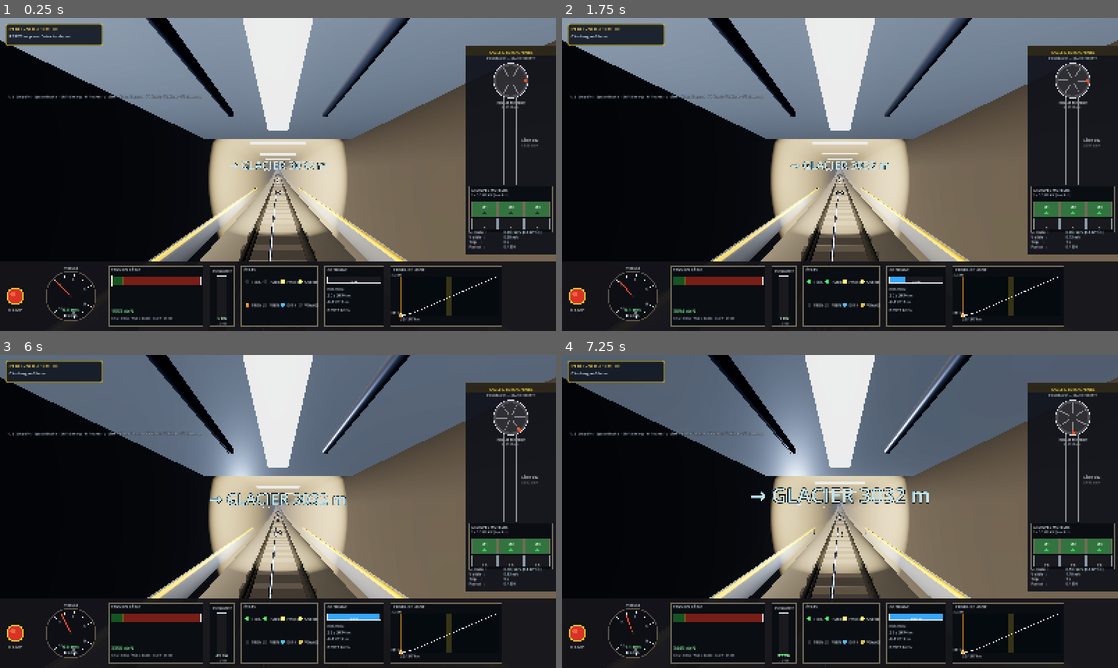
Above: before the commit, frames 1-4 (two rows, left to right).
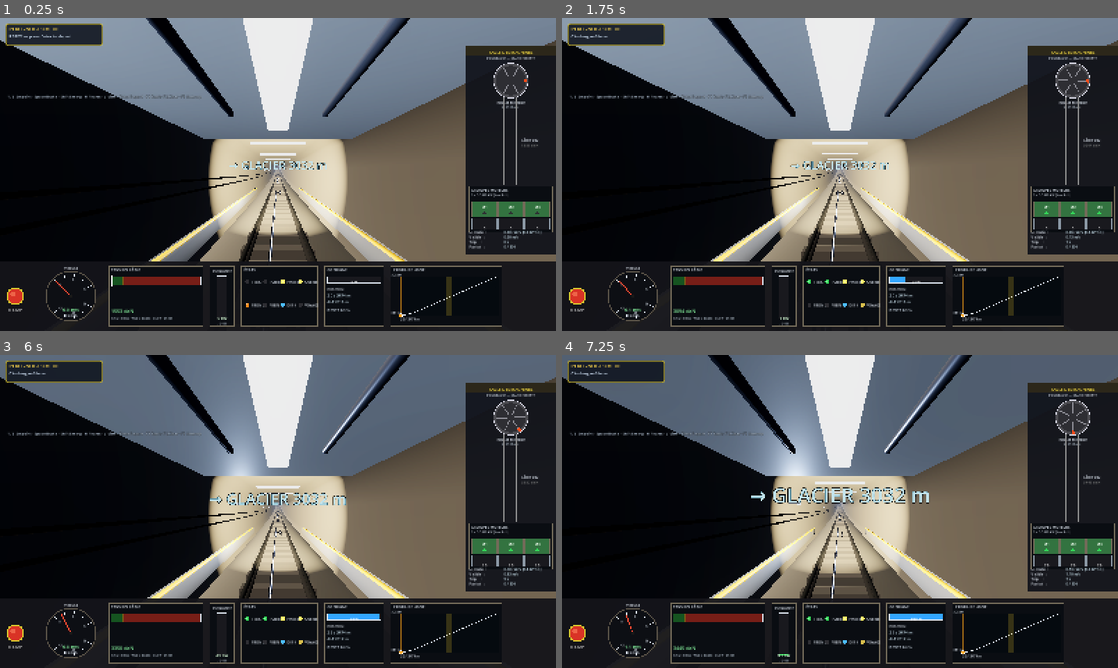
Above: after the commit, the same moments.

Repository: ARP273-ROSE/perce-neige-sim
Game: Godot game, scene res://scenes/main.tscn
The game is run twice, just before and just after one commit, with the same random seed, the same clock (stepped at 60 frames per second) and the same inputs.
Inputs:
- Up to frame 1 (0.25 s): no input
- Up to frame 2 (1.75 s): tap Enter (ready_depart) at 0.5, 1.35 s; hold Up (speed_up) 0.53-1.28 s; tap Shift (emergency) at 0.6 s; hold Space (brake) from 1.28 s (still down)
- Up to frame 3 (6 s): release Space (brake) at 2.03 s; hold Up (speed_up) 2.03-3.53 s; tap one key every 0.75 s from 2.1 s: H (toggle_headlights) V (toggle_view) Shift (emergency) Enter (ready_depart) H (toggle_headlights) V (toggle_view); hold Space (brake) 3.53-5.78 s; hold Up (speed_up) from 5.78 s (still down)
- Up to frame 4 (7.25 s): keep holding Up (speed_up); tap Shift (emergency) at 6.6 s

The runs differ from the first frame. In frame 1, less than 0.1% of the frame differs, in the area x 37-49%, y 49-55%; in frame 2, 0.7%, in the area x 26-74%, y 49-78%; in frame 3, 0.1%; in frame 4, less than 0.1%.

Commit message:
feat(godot): câbles électriques le long du flanc gauche du tunnel
Sur toutes les frames intérieures du vrai funiculaire (v1_07, v1_11,
v1_15…) on voit 2 câbles épais et noirs filer le long de la paroi
gauche à mi-hauteur. Ajout de _build_wall_cables() à TunnelBuilder :

  - 2 tubes parallèles continus (∅ 22 mm) le long de la spline
  - position : x_local = -1.55 m (contre la paroi), y_local = 0.35 et
    0.55 m (mi-hauteur, espacés de 20 cm comme dans les photos)
  - sample tous les 4 m → mesh léger (~870 × 2 × 8 faces)
  - matériau noir mat, ombres désactivées

Appelé depuis _build() juste après les 3 tronçons de tunnel.

Diff:
--- a/godot_project/scripts/tunnel_builder.gd
+++ b/godot_project/scripts/tunnel_builder.gd
@@ -70,8 +70,89 @@
 	_build_tunnel_section(mat, PNConstants.PASSING_START, PNConstants.PASSING_END, 0.0, "TunnelPassingChamber", true)
 	_build_tunnel_section(mat, PNConstants.PASSING_END, PNConstants.LENGTH, 0.0, "TunnelHigh", false)
 
+	# Câbles électriques le long du flanc gauche du tunnel (visibles sur
+	# toutes les frames intérieures du vrai funiculaire). 2 câbles
+	# parallèles, fixés à mi-hauteur, fins (~25 mm) et noirs.
+	_build_wall_cables()
+
 	if show_debug_path:
 		_draw_debug_path()
+
+
+# Câbles électriques posés sur le flanc gauche du tunnel.
+# Deux conduits parallèles épais de ~25 mm, fixés à mi-hauteur, qu'on voit
+# défiler dans toutes les frames intérieures du vrai funiculaire (v1_07,
+# v1_11, v1_15…). Mesh continu via SurfaceTool, suit la spline avec un
+# sample tous les 4 m → ~870 segments × 2 câbles × 8 faces = peu de
+# vertices au total.
+@export var wall_cable_radius: float = 0.022
+@export var wall_cable_x_local: float = -1.55  # contre la paroi gauche (rayon - 40 cm)
+@export var wall_cable_sample_m: float = 4.0
+@export var wall_cable_y1: float = 0.35
+@export var wall_cable_y2: float = 0.55
+
+func _build_wall_cables() -> void:
+	var mat: StandardMaterial3D = StandardMaterial3D.new()
+	mat.albedo_color = Color(0.08, 0.08, 0.09)
+	mat.roughness = 0.55
+	mat.metallic = 0.10
+
+	var n_steps: int = maxi(2, int(PNConstants.LENGTH / wall_cable_sample_m))
+	var radial: int = 8
+	for which in [0, 1]:
+		var y_off: float = wall_cable_y1 if which == 0 else wall_cable_y2
+		var st: SurfaceTool = SurfaceTool.new()
+		st.begin(Mesh.PRIMITIVE_TRIANGLES)
+		st.set_material(mat)
+
+		var prev_xform: Transform3D = transform_at(0.0)
+		for i in range(1, n_steps + 1):
+			var s_cur: float = float(i) / float(n_steps) * PNConstants.LENGTH
+			var cur_xform: Transform3D = transform_at(s_cur)
+
+			var p0: Vector3 = prev_xform.origin \
+				+ prev_xform.basis.x * wall_cable_x_local \
+				+ prev_xform.basis.y * y_off
+			var p1: Vector3 = cur_xform.origin \
+				+ cur_xform.basis.x * wall_cable_x_local \
+				+ cur_xform.basis.y * y_off
+
+			for k in range(radial):
+				var a0: float = float(k) / float(radial) * TAU
+				var a1: float = float(k + 1) / float(radial) * TAU
+				var c0: float = cos(a0)
+				var s0: float = sin(a0)
+				var c1: float = cos(a1)
+				var s1: float = sin(a1)
+				var off0_prev: Vector3 = prev_xform.basis.x * (c0 * wall_cable_radius) \
+					+ prev_xform.basis.y * (s0 * wall_cable_radius)
+				var off1_prev: Vector3 = prev_xform.basis.x * (c1 * wall_cable_radius) \
+					+ prev_xform.basis.y * (s1 * wall_cable_radius)
+				var off0_cur: Vector3 = cur_xform.basis.x * (c0 * wall_cable_radius) \
+					+ cur_xform.basis.y * (s0 * wall_cable_radius)
+				var off1_cur: Vector3 = cur_xform.basis.x * (c1 * wall_cable_radius) \
+					+ cur_xform.basis.y * (s1 * wall_cable_radius)
+
+				var v00: Vector3 = p0 + off0_prev
+				var v01: Vector3 = p0 + off1_prev
+				var v10: Vector3 = p1 + off0_cur
+				var v11: Vector3 = p1 + off1_cur
+
+				st.set_uv(Vector2(0, 0)); st.add_vertex(v00)
+				st.set_uv(Vector2(0, 1)); st.add_vertex(v10)
+				st.set_uv(Vector2(1, 1)); st.add_vertex(v11)
+				st.set_uv(Vector2(0, 0)); st.add_vertex(v00)
+				st.set_uv(Vector2(1, 1)); st.add_vertex(v11)
+				st.set_uv(Vector2(1, 0)); st.add_vertex(v01)
+
+			prev_xform = cur_xform
+
+		st.generate_normals()
+		var mi: MeshInstance3D = MeshInstance3D.new()
+		mi.name = "WallCable_%d" % which
+		mi.mesh = st.commit()
+		mi.cast_shadow = GeometryInstance3D.SHADOW_CASTING_SETTING_OFF
+		add_child(mi)
 
 
 # Construit un tronçon de tunnel entre s_start et s_end.
